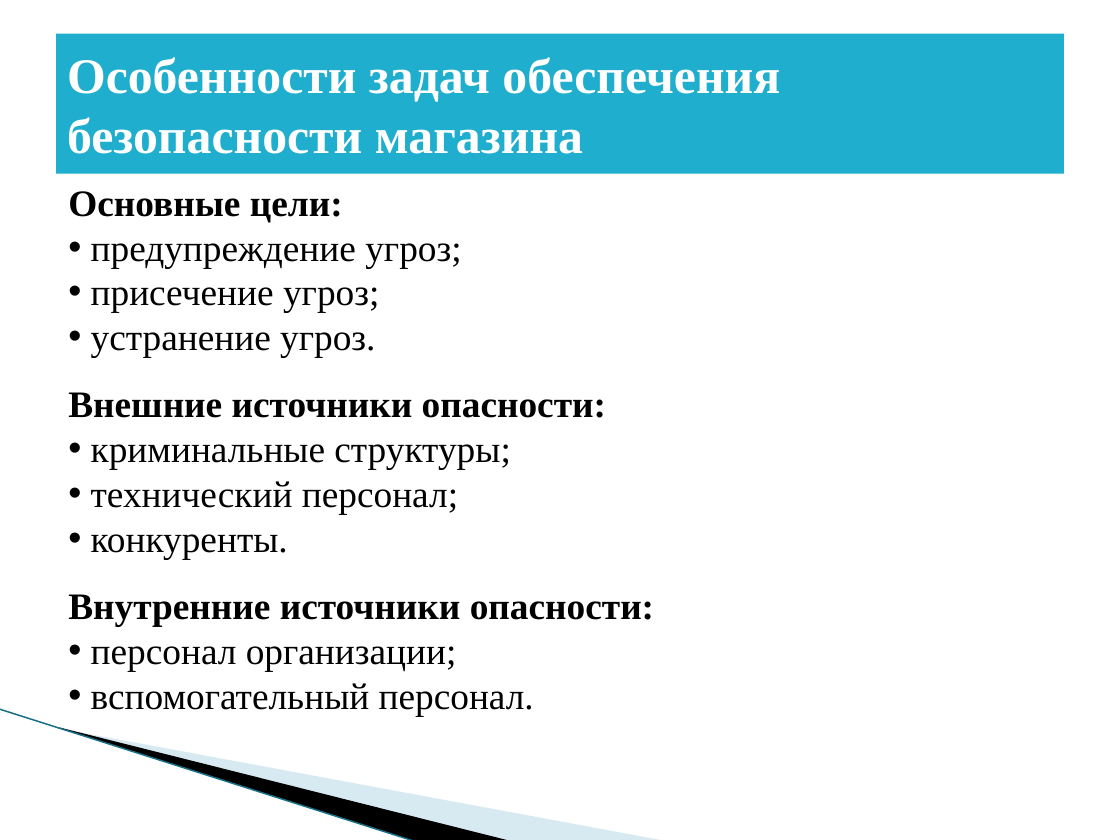
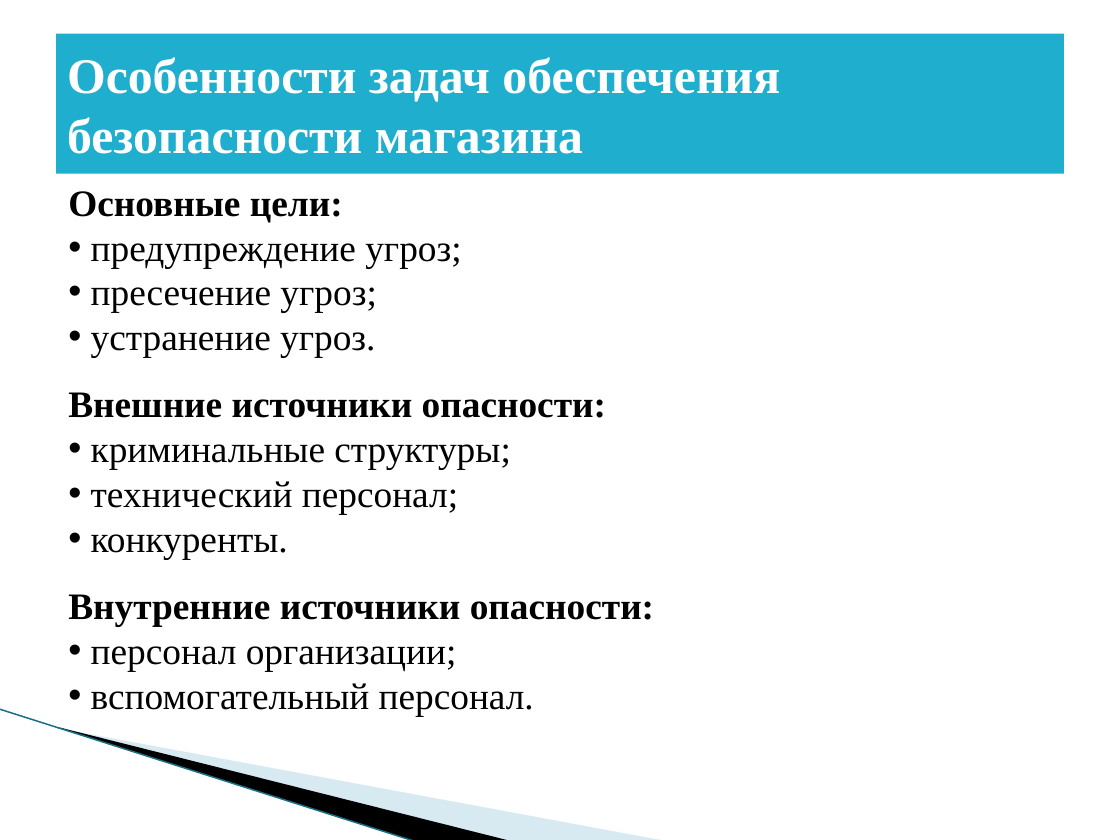
Before and after one commit to BadMax-Kirov/VKR, a slide deck: slide 6 of Выпускная квалификационная работа.pptx. Drawn at 1120x840 pixels with LibreOffice and Linux fonts; fonts in the diff are those of the drawing; background and template pictures are left out. Boxes give left, top, right and bottom in pixels: in the first picture for what was removed or moved away, otherwise in the second. Text is boxed around its words. In the diff, an @@ line names an element or a change of style, - is before the commit and + after.

```diff
--- a/Выпускная квалификационная работа.pptx
+++ b/Выпускная квалификационная работа.pptx
@@ text at [91, 287, 376, 313]: text changed @@
-• присечение угроз;
+• пресечение угроз;
```
Also in this commit, not shown: 1 other slide changed, 2 slides added, 2 slides removed, 1 other file.
